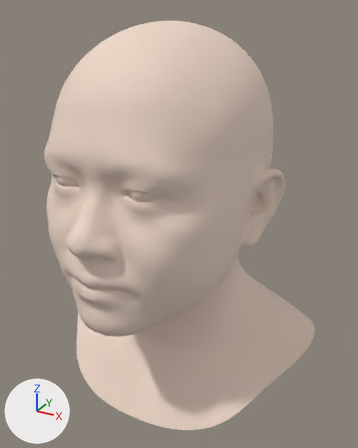
One commit to the glTF model public/models/docent.glb: the scene before it, then after it.
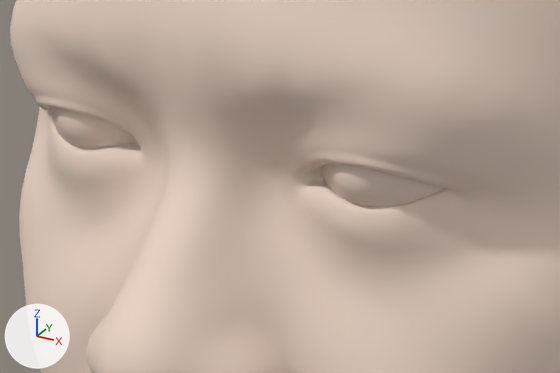
There are two pictures of each version: one whole from a 50 mm lens placed at (0.152, -0.258, 0.17), pointed at (0.007, 0.005, 0.039), one close up on the part from 12% to 54% of the width and 33% to 55% of the height. The lights are fixed; the arrows at lower left show +X, +Y and +Z. The first two pictures are the older version.

The first close-up shows 'Head'.
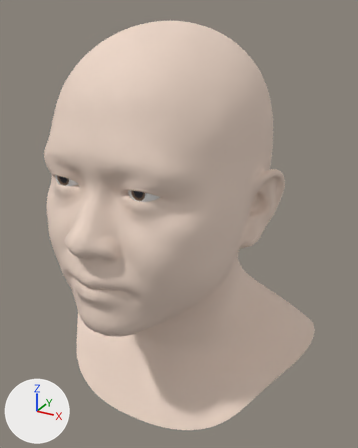
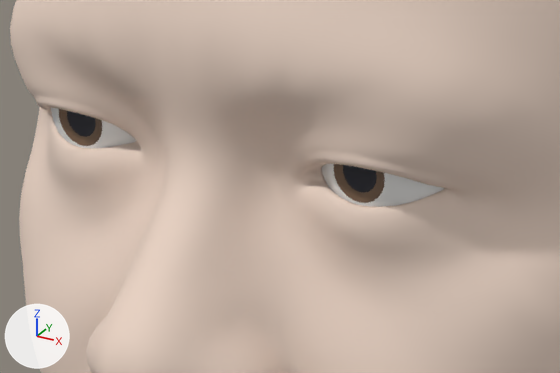
Commit message: feat(docent): 눈·치아 재질 분리 — 마네킹에서 사람으로

The change, as a diff of the scene's bpy script:
```diff
--- a/public/models/docent.glb.py
+++ b/public/models/docent.glb.py
@@ mat_sclera @@
+mat_sclera = principled_material('Sclera')
+mat_sclera.base_color = (0.93, 0.92, 0.9)  # white #f7f6f3
+mat_sclera.roughness = 0.35
@@ mat_tongue @@
+mat_tongue = principled_material('Tongue')
+mat_tongue.base_color = (0.7, 0.36, 0.36)  # pink #daa2a2
+mat_tongue.roughness = 0.65
@@ mat_pupil @@
+mat_pupil = principled_material('Pupil')
+mat_pupil.base_color = (0.02, 0.02, 0.03)  # dark grey #272730
+mat_pupil.roughness = 0.25
@@ mat_gums @@
+mat_gums = principled_material('Gums')
+mat_gums.base_color = (0.72, 0.42, 0.42)  # pink #ddadad
+mat_gums.roughness = 0.6
@@ mat_teeth @@
+mat_teeth = principled_material('Teeth')
+mat_teeth.base_color = (0.93, 0.91, 0.86)  # white #f7f5ef
+mat_teeth.roughness = 0.4
@@ mat_iris @@
+mat_iris = principled_material('Iris')
+mat_iris.base_color = (0.2, 0.12, 0.07)  # brown #7c614b
+mat_iris.roughness = 0.3
@@ me_head @@
 # used by ob_head; location = (0.0, 0.0, 0.0)
-me_head.from_pydata(...)  # 17821 vertices, 35324 faces; spans x -0.096..0.096, y -0.091..0.091, z -0.087..0.163
+me_head.from_pydata(...)  # 17049 vertices, 33788 faces; spans x -0.096..0.096, y -0.091..0.091, z -0.087..0.163
+# me_head part 1: the loose piece of 386 vertices spanning x 0.013..0.035, y -0.07..-0.047, z 0.076..0.097 is deleted
+# me_head part 2: the loose piece of 386 vertices spanning x -0.034..-0.013, y -0.07..-0.047, z 0.076..0.097 is deleted
+# me_head part 3: 53 vertices moved within x -0.033..0.032, y -0.067..-0.062, z 0.082..0.09
+# me_head part 4: 230 faces spanning x -0.026..0.027, y -0.067, z 0.084..0.089 switch from mat_skin (beige #eed7c7) to mat_pupil (dark grey #272730)
+# me_head part 5: 259 faces spanning x -0.028..0.028, y -0.067, z 0.082..0.09 switch from mat_skin (beige #eed7c7) to mat_iris (brown #7c614b)
+# me_head part 6: 702 faces spanning x -0.034..0.035, y -0.067..-0.053, z 0.076..0.097 switch from mat_skin (beige #eed7c7) to mat_sclera (white #f7f6f3)
+# other edits to the shape of me_head do not show in these pictures
+me_head.materials.append(mat_teeth)  # white #f7f5ef
+me_head.materials.append(mat_gums)  # pink #ddadad
+me_head.materials.append(mat_tongue)  # pink #daa2a2
```

What differs and where, as boxes [x1, y1, x2, y2] in the close-ups (560 x 373 px; the box of a moved part takes in the faces that stretch with it):
part 1 of me_head, deleted (beige): before [321, 164, 444, 207]
part 2 of me_head, deleted (beige): before [50, 107, 136, 149]
part 3 of me_head, moved or reshaped: before [46, 108, 434, 209]; after [72, 129, 438, 207]
part 4 of me_head, recoloured: after [67, 111, 377, 193]
part 5 of me_head, recoloured: after [59, 109, 385, 203]
part 6 of me_head, recoloured: after [51, 108, 412, 206]
